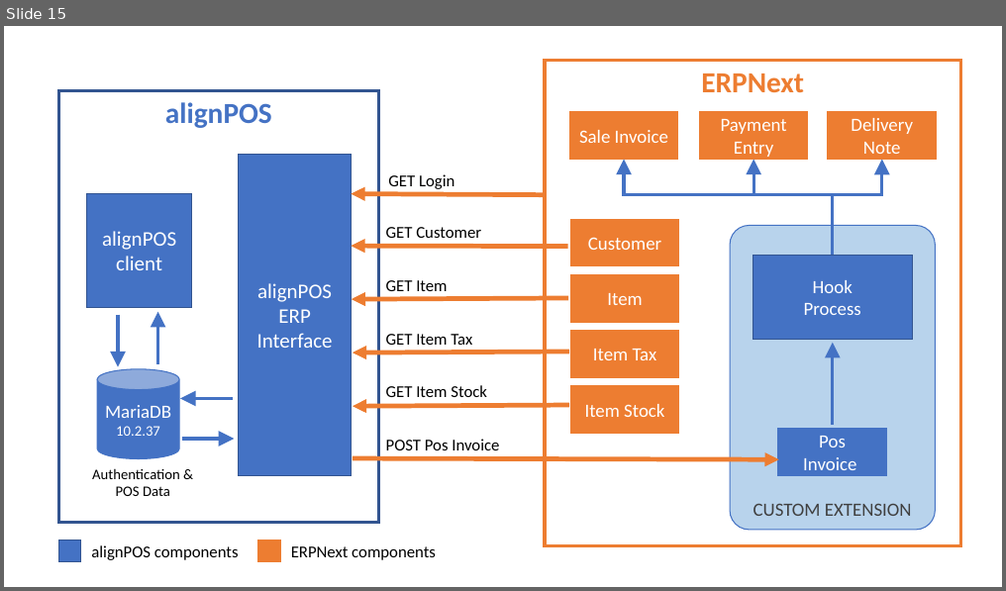
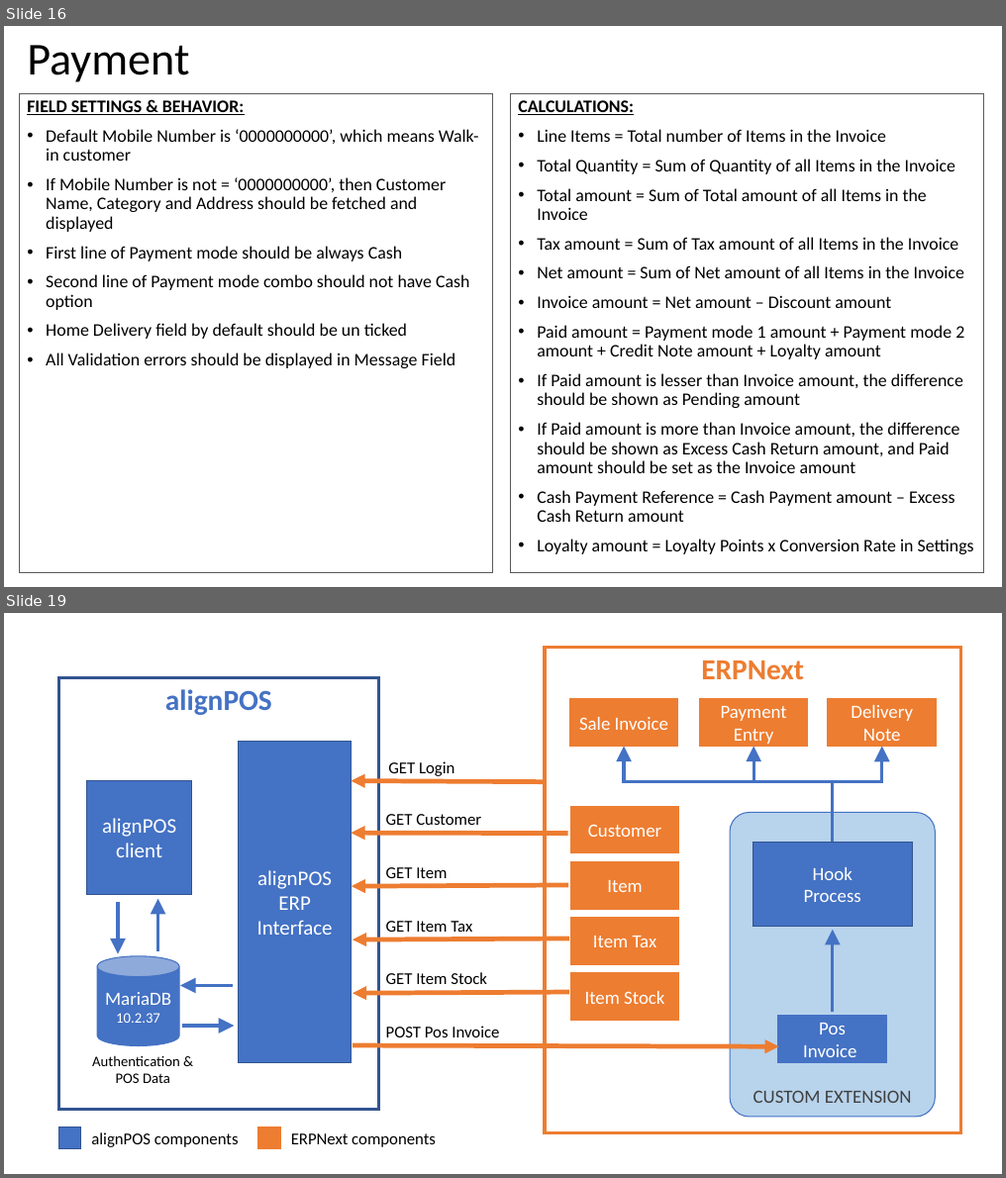
Before and after one commit to valignit/Documents, a slide deck: brief-specs.pptx. Shown one above the other, each under a label of ours: slide 15 before the commit, slides 16 and 19 after it; the slides between them are not shown. The pictures are 1006x591 and 1006x1178 pixels, drawn with LibreOffice and Linux fonts; fonts in the diff are those of the drawing. Boxes give left, top, right and bottom in pixels: in the first picture for what was removed or moved away, otherwise in the second. Text is boxed around its words. In the diff, an @@ line names an element or a change of style, - is before the commit and + after.

```diff
--- a/brief-specs.pptx
+++ b/brief-specs.pptx
@@ slide 16 added at [4,26,1002,587], background #FFFFFF @@
@@ title added at [27,45,189,82], 44 pt, text #000000 @@
+Payment
@@ text added at [20,94,493,574], outline #595959 0.75 pt, 17 pt, text #000000 @@
+FIELD SETTINGS & BEHAVIOR:
+• Default Mobile Number is ‘0000000000’, which means Walk-in customer
+• If Mobile Number is not = ‘0000000000’, then Customer Name, Category and Address should be fetched and displayed
+• First line of Payment mode should be always Cash
+• Second line of Payment mode combo should not have Cash option
+• Home Delivery field by default should be un ticked
+• All Validation errors should be displayed in Message Field
@@ rectangle added at [511,94,984,574], outline #595959 0.75 pt, 17 pt, text #000000 @@
+CALCULATIONS:
+• Line Items = Total number of Items in the Invoice
+• Total Quantity = Sum of Quantity of all Items in the Invoice
+• Total amount = Sum of Total amount of all Items in the Invoice
+• Tax amount = Sum of Tax amount of all Items in the Invoice
+• Net amount = Sum of Net amount of all Items in the Invoice
+• Invoice amount = Net amount – Discount amount
+• Paid amount = Payment mode 1 amount + Payment mode 2 amount + Credit Note amount + Loyalty amount
+• If Paid amount is lesser than Invoice amount, the difference should be shown as Pending amount
+• If Paid amount is more than Invoice amount, the difference should be shown as Excess Cash Return amount, and Paid amount should be set as the Invoice amount
+• Cash Payment Reference = Cash Payment amount – Excess Cash Return amount
+• Loyalty amount = Loyalty Points x Conversion Rate in Settings
@@ what was slide 15 is now slide 19 @@
```
Also in this commit, not shown: 19 slides changed, 4 other slides added, 1 slide removed.
